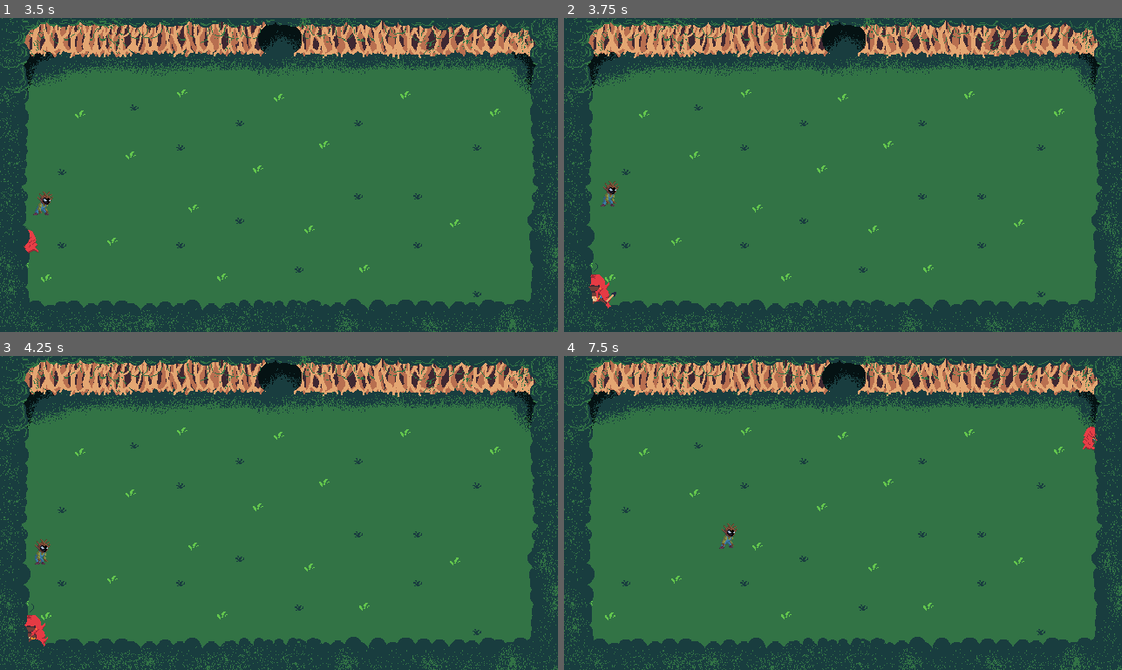
Above: before the commit, frames 1-4 (two rows, left to right).
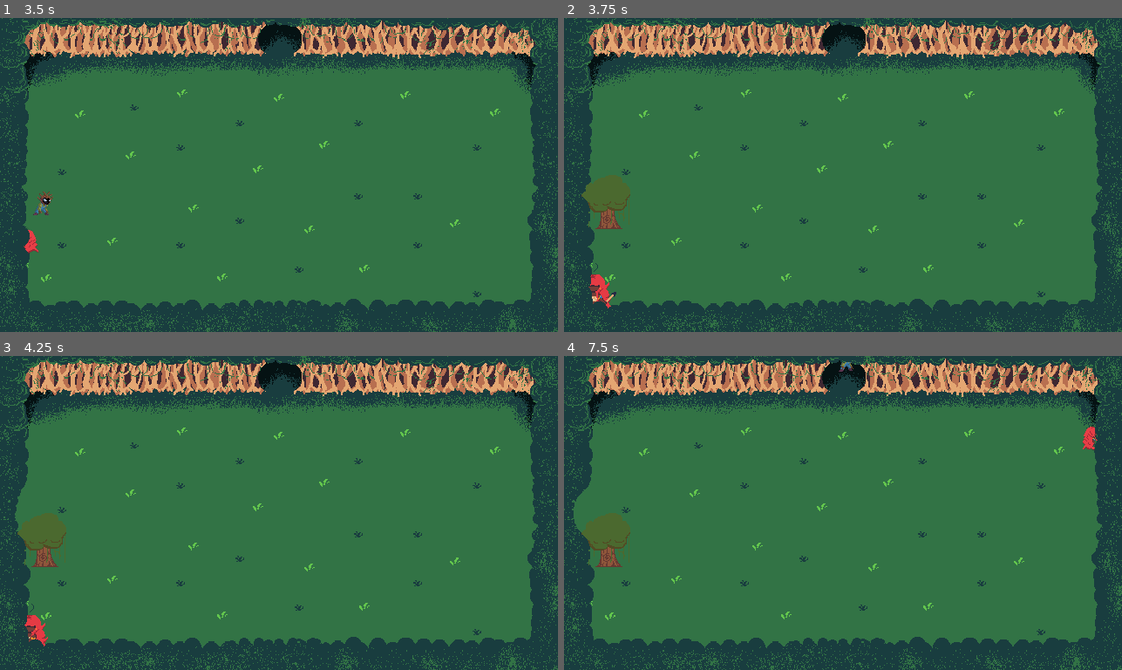
Above: after the commit, the same moments.

Repository: SamuelMTL/AmazonProject
Game: Godot game, scene res://scenes/Dungeons/dungeon.tscn
Two runs of this game, one before a commit and one after it. Both use one fixed random seed, a clock stepped at 60 frames per second and the inputs below. This scene is started directly instead of the project's main scene. Sound files missing from this copy of the repository are replaced by a short silence.
Inputs (mouse positions are in pixels of both pictures, inside the frame that each line leads up to):
- Up to frame 1 (3.5 s): move the mouse to (251, 237) at 0.52 s; hold Up (ui_up) 0.53-2.03 s; tap one key every 0.75 s from 0.6 s: R (BoitataPower) Q (CurupiraPower) H (Habilidades) E (IaraPower); move the mouse to (446, 222) at 1.27 s; move the mouse to (111, 127) at 2.02 s; hold Left (ui_left) from 2.03 s (still down); move the mouse to (306, 175) at 2.77 s
- Up to frame 2 (3.75 s): move the mouse to (759, 96) at 3.52 s; release Left (ui_left) at 3.53 s; hold Down (ui_down) from 3.53 s (still down); click (759, 96) at 3.6 s
- Up to frame 3 (4.25 s): keep holding Down (ui_down)
- Up to frame 4 (7.5 s): move the mouse to (965, 497) at 4.27 s; release Down (ui_down) at 4.28 s; hold Right (ui_right) 4.28-5.03 s; tap one key every 0.75 s from 4.35 s: Space (dash) 3 (equip_boleadeira) 2 (equip_lanca) 1 (equip_tacape) 4 (equip_zarabatana); move the mouse to (731, 528) at 5.02 s; hold Up (ui_up) 5.03-5.78 s; move the mouse to (898, 443) at 5.77 s; hold Right (ui_right) from 5.78 s (still down); move the mouse to (815, 575) at 6.52 s; move the mouse to (1010, 560) at 7.27 s

Frame 1 is identical in both runs. In frame 2, 1.0% of the frame differs, in the area x 3-12%, y 50-68%; in frame 3, 1.2%; in frame 4, 1.5%, in the area x 1-52%, y 1-68%.

Commit message:
eu vou implodir

Diff:
--- a/amazonproject/Scenes/Dungeons/MataDaTerraFirme/DungeonRoomMTF.tscn
+++ b/amazonproject/Scenes/Dungeons/MataDaTerraFirme/DungeonRoomMTF.tscn
@@ -281,7 +281,7 @@
 }]
 
 [sub_resource type="RectangleShape2D" id="RectangleShape2D_x4q77"]
-size = Vector2(639, 359)
+size = Vector2(532, 244)
 
 [node name="DungeonRoomMtf" type="Node2D"]
 script = ExtResource("1_45ccn")
@@ -406,5 +406,5 @@
 [node name="Area2D" type="Area2D" parent="."]
 
 [node name="CollisionShape2D" type="CollisionShape2D" parent="Area2D"]
-position = Vector2(320.5, 180.5)
+position = Vector2(321, 183)
 shape = SubResource("RectangleShape2D_x4q77")
--- a/amazonproject/Scenes/Dungeons/MataDaTerraFirme/dungeon_room_mtf.gd
+++ b/amazonproject/Scenes/Dungeons/MataDaTerraFirme/dungeon_room_mtf.gd
@@ -3,9 +3,14 @@
 var room_id = 0
 var dungeon_controller = null
 
+var has_top: bool = false
+var has_bottom: bool = false
+var has_left: bool = false
+var has_right: bool = false
+
 func _ready():
 	$Area2D.body_entered.connect(_on_player_enter_room)
 
 func _on_player_enter_room(body):
-	if body.name == "Player":
+	if body.is_in_group("Player"):
 		dungeon_controller.player_entered_room(room_id)
--- a/amazonproject/inimigoteste.gd
+++ b/amazonproject/inimigoteste.gd
@@ -1,7 +1,7 @@
 class_name Enemy2
 extends CharacterBody2D
 
-@export var max_health: int = 100
+@export var max_health: int = 10
 var current_health: int = max_health
 
 @export var move_speed: float = 50.0
--- a/amazonproject/scripts/new_dungeon_generator.gd
+++ b/amazonproject/scripts/new_dungeon_generator.gd
@@ -83,6 +83,7 @@
 	var has_left = x > 0 and dungeon_layout[y][x - 1] > 0
 	var has_right = x < dungeon_size.x - 1 and dungeon_layout[y][x + 1] > 0
 
+
 	# Conta quantas conexões essa sala possui
 	var num_connections = int(has_top) + int(has_bottom) + int(has_left) + int(has_right)
 
@@ -97,6 +98,11 @@
 
 	# Define a posição da sala no mundo do jogo
 	room.position = Vector2(x * 640, y * 360)
+
+	room.has_top = has_top
+	room.has_bottom = has_bottom
+	room.has_left = has_left
+	room.has_right = has_right
 
 	var bottom_animations = room.get_node("BottomDoor")
 	var left_animations = room.get_node("LeftDoor")
@@ -112,13 +118,13 @@
 	rooms[room_num] = room
 	# Configuração das colisões das portas e paredes
 	# Se há uma sala no topo, desativa a parede e ativa a porta, senão, mantém fechada
-	room.get_node("Top/CollisionShape2D").disabled = false
+	room.get_node("Top/CollisionShape2D").disabled = true
 
 	# Configuração para a parede e porta da esquerda
-	room.get_node("Left/CollisionShape2D").disabled = false
+	room.get_node("Left/CollisionShape2D").disabled = true
 
 	# Configuração para a parede e porta da direita
-	room.get_node("Right/CollisionShape2D").disabled = false
+	room.get_node("Right/CollisionShape2D").disabled = true
 
 	# Tratamento especial para a primeira sala
 	if is_first_room:
@@ -221,15 +227,22 @@
 func open_doors_of_room(room_id):
 	var room = rooms[room_id]
 
-	room.get_node("Top/CollisionShape2D").disabled = true
-	room.get_node("Bottom/CollisionShape2D").disabled = true
-	room.get_node("Left/CollisionShape2D").disabled = true
-	room.get_node("Right/CollisionShape2D").disabled = true
-
-	#room.get_node("TopDoorAnimation").play("open")
-	room.get_node("BottomDoor").play("open")
-	room.get_node("LeftDoor").play("open")
-	room.get_node("RightDoor").play("open")
+	# só abre portas que realmente existem!
+	if room.has_top:
+		room.get_node("Top/CollisionShape2D").disabled = true
+		#room.get_node("TopDoor").play("open")
+
+	if room.has_bottom:
+		room.get_node("Bottom/CollisionShape2D").disabled = true
+		room.get_node("BottomDoor").play("open")
+
+	if room.has_left:
+		room.get_node("Left/CollisionShape2D").disabled = true
+		room.get_node("LeftDoor").play("open")
+
+	if room.has_right:
+		room.get_node("Right/CollisionShape2D").disabled = true
+		room.get_node("RightDoor").play("open")
 
 func close_doors_of_room(room_id):
 	var room = rooms[room_id]
@@ -248,3 +261,5 @@
 
 func player_entered_room(room_id):
 	close_doors_of_room(room_id)
+	var room = rooms[room_id]
+	room.get_node("Area2D/CollisionShape2D").disabled = true
